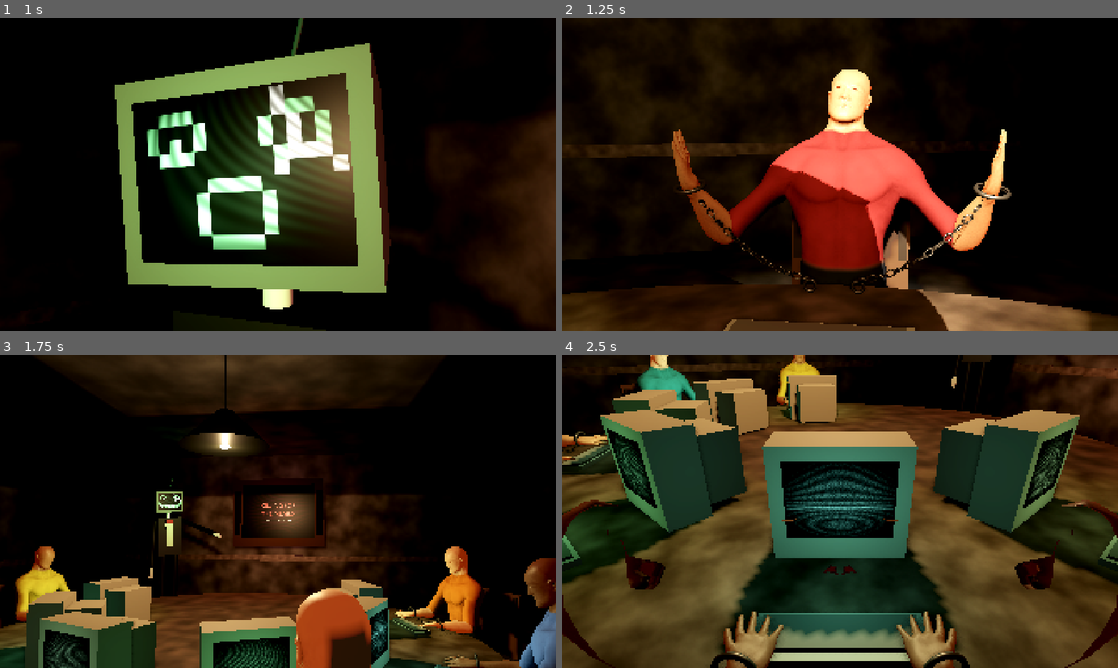
Above: before the commit, frames 1-4 (two rows, left to right).
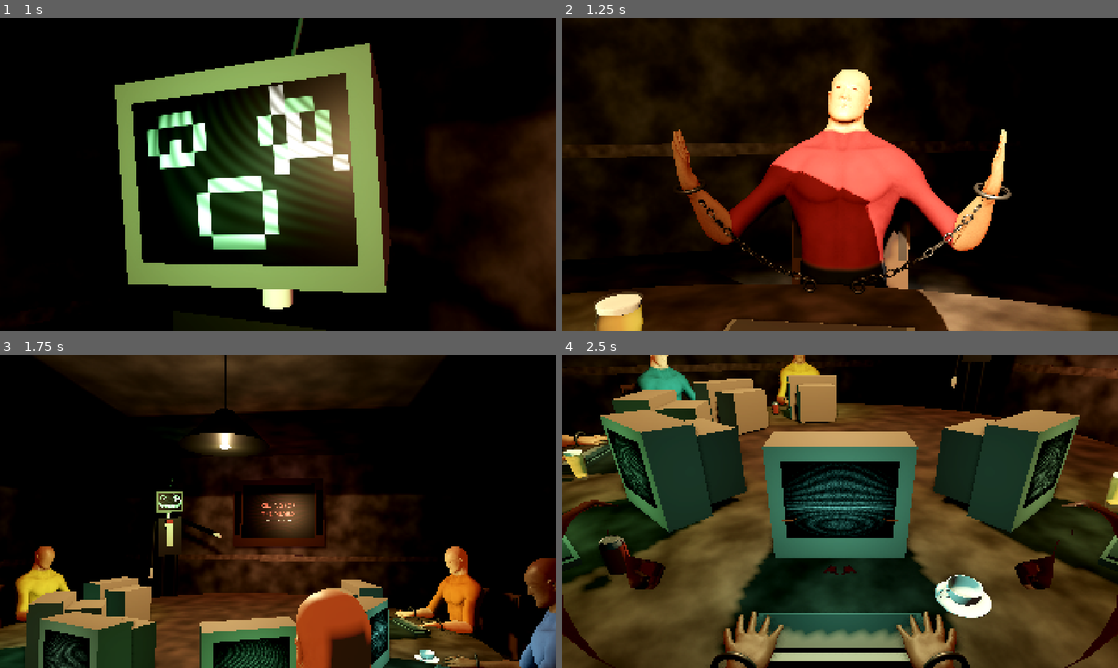
Above: after the commit, the same moments.

Repository: jaakkotyy/Killing-For-The-Memes
Game: Godot game, scene res://src/meme/templates/template_studio.tscn
The game is run twice, just before and just after one commit, with the same random seed, the same clock (stepped at 60 frames per second) and the same inputs. This scene is started directly instead of the project's main scene.
Inputs (mouse positions are in pixels of both pictures, inside the frame that each line leads up to):
- Up to frame 1 (1 s): tap Enter at 0.5 s; move the mouse to (400, 158) at 0.52 s; hold Shift from 0.53 s (still down); click (400, 158) at 0.67 s
- Up to frame 2 (1.25 s): keep holding Shift
- Up to frame 3 (1.75 s): release Shift at 1.25 s; drag from (166, 527) to (250, 574) at 1.27 s
- Up to frame 4 (2.5 s): move the mouse to (895, 442) at 2.02 s; tap Ctrl at 2.1 s

Frame 1 is identical in both runs. In frame 2, 1.0% of the frame differs, in the area x 5-15%, y 87-100%; in frame 3, 0.1%; in frame 4, 2.1%, in the area x 0-100%, y 14-84%.

Commit message:
Put a drink beside every player's keyboard
The drink is chosen by seat, so every client sees the same table.

Co-Authored-By: Claude Opus 5.5 <noreply@anthropic.com>

Diff:
--- a/src/world/room/seat.gd
+++ b/src/world/room/seat.gd
@@ -8,6 +8,14 @@
 
 const AVATAR_SCENE: PackedScene = preload("res://src/world/player/player_avatar.tscn")
 const MONITOR_SCENE: PackedScene = preload("res://src/world/crt/crt_monitor.tscn")
+## The artist's drinks (tools/blender/build_props.py), handed out round the table by seat.
+const DRINK_SCENES: Array[PackedScene] = [
+	preload("res://assets/models/props/can.glb"),
+	preload("res://assets/models/props/cup.glb"),
+	preload("res://assets/models/props/beer.glb"),
+]
+## Seat-space spot for the drink: right of the keyboard, clear of the monitor and the chains.
+const DRINK_OFFSET: Vector2 = Vector2(-0.36, 0.6)
 
 var player_id: int = 0
 var table_height: float = 0.71
@@ -15,6 +23,7 @@
 
 var avatar: PlayerAvatar
 var monitor: CrtMonitor
+var drink: Node3D
 
 
 ## Builds everything. `look_index` picks the player's colours.
@@ -29,6 +38,7 @@
 	add_child(avatar)
 	_build_chair()
 	_build_desk_items()
+	_build_drink(look_index)
 	monitor = MONITOR_SCENE.instantiate()
 	monitor.glow_color = PlayerAvatar.color_for(look_index).lerp(Color(0.4, 1.0, 0.75), 0.6)
 	monitor.position = Vector3(0, table_height, 1.02)
@@ -86,6 +96,20 @@
 	_box(Vector3(0.40, 0.012, 0.11), keys, Vector3(0, table_height + 0.03, keyboard_z + 0.005))
 
 
+## Which drink a seat gets: deterministic, so every client sees the same table.
+static func drink_index(look_index: int) -> int:
+	return posmod(look_index, DRINK_SCENES.size())
+
+
+func _build_drink(look_index: int) -> void:
+	drink = DRINK_SCENES[drink_index(look_index)].instantiate()
+	drink.name = "Drink"
+	drink.position = Vector3(DRINK_OFFSET.x, table_height, DRINK_OFFSET.y)
+	# A different turn per seat, so the cup handles and can seams don't all line up.
+	drink.rotation.y = look_index * 2.4
+	add_child(drink)
+
+
 func _build_chains() -> void:
 	var steel := StandardMaterial3D.new()
 	steel.albedo_color = Color(0.36, 0.34, 0.32)
--- /dev/null
+++ b/tests/unit/test_seat_props.gd
@@ -0,0 +1,27 @@
+extends GutTest
+## The artist's drinks on the table: every seat gets one, the same on every client.
+
+
+func test_drink_choice_is_deterministic_and_in_range() -> void:
+	for look: int in range(-3, 20):
+		var index: int = Seat.drink_index(look)
+		assert_between(index, 0, Seat.DRINK_SCENES.size() - 1)
+		assert_eq(index, Seat.drink_index(look), "same seat, same drink")
+
+
+func test_neighbours_get_different_drinks() -> void:
+	for look: int in 8:
+		assert_ne(Seat.drink_index(look), Seat.drink_index(look + 1))
+
+
+func test_every_seat_has_a_drink_standing_on_the_table() -> void:
+	var seat := Seat.new()
+	add_child_autofree(seat)
+	seat.setup(1, "Tester", 2, 0.71, 0.05)
+	assert_not_null(seat.drink)
+	assert_almost_eq(seat.drink.position.y, 0.71, 0.0001, "the base rests on the table top")
+	var meshes: Array[Node] = seat.drink.find_children("*", "MeshInstance3D", true, false)
+	assert_gt(meshes.size(), 0, "the drink model loaded")
+	var aabb: AABB = (meshes[0] as MeshInstance3D).get_aabb()
+	assert_almost_eq(aabb.position.y, 0.0, 0.001, "model origin at its base")
+	assert_lt(aabb.size.y, 0.25, "real-world size, not Blender units")
Not shown, added: tests/unit/test_seat_props.gd.uid
